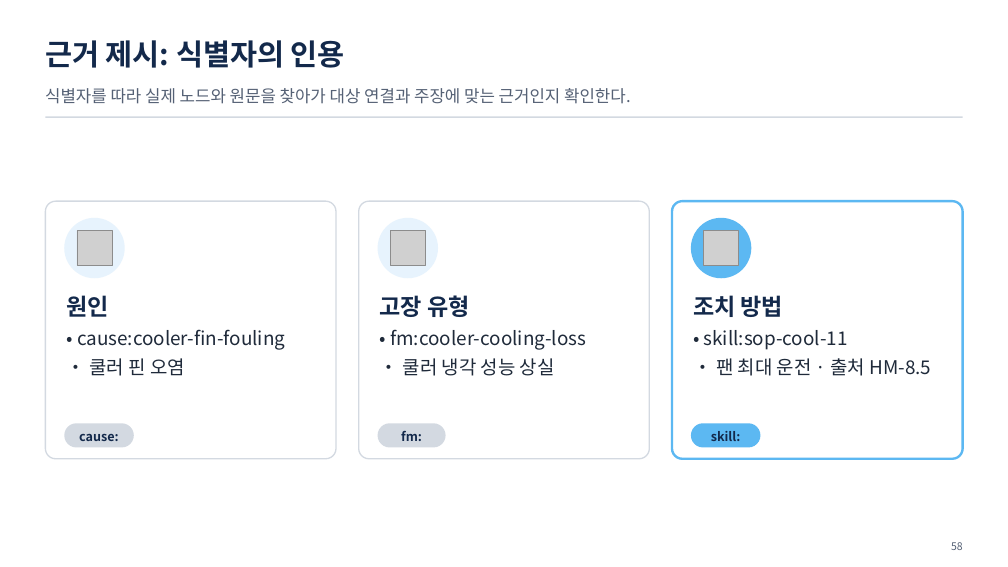
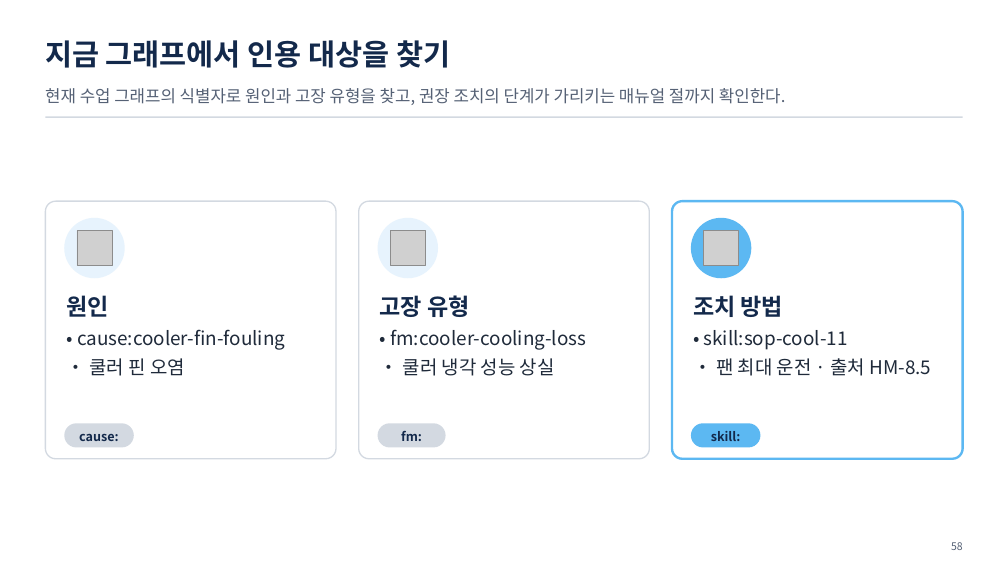
Before and after one commit to uengine-oss/hyd-iot-edu, a slide deck: slide 58 of workspace/강의제작/산출물/통합반/이론/05회차/통합반_05일차.pptx. Drawn at 1008x567 pixels with LibreOffice and Linux fonts; fonts in the diff are those of the drawing; grey boxes stand for pictures. Boxes give left, top, right and bottom in pixels: in the first picture for what was removed or moved away, otherwise in the second. Text is boxed around its words. In the diff, an @@ line names an element or a change of style, - is before the commit and + after.

```diff
--- a/workspace/강의제작/산출물/통합반/이론/05회차/통합반_05일차.pptx
+++ b/workspace/강의제작/산출물/통합반/이론/05회차/통합반_05일차.pptx
@@ text at box(45, 40, 450, 68): text changed @@
-근거 제시: 식별자의 인용
+지금 그래프에서 인용 대상을 찾기
@@ text at box(45, 88, 786, 105): text changed @@
-식별자를 따라 실제 노드와 원문을 찾아가 대상 연결과 주장에 맞는 근거인지 확인한다.
+현재 수업 그래프의 식별자로 원인과 고장 유형을 찾고, 권장 조치의 단계가 가리키는 매뉴얼 절까지 확인한다.
```
Also in this commit, not shown: 7 other slides changed, 31 other files.
